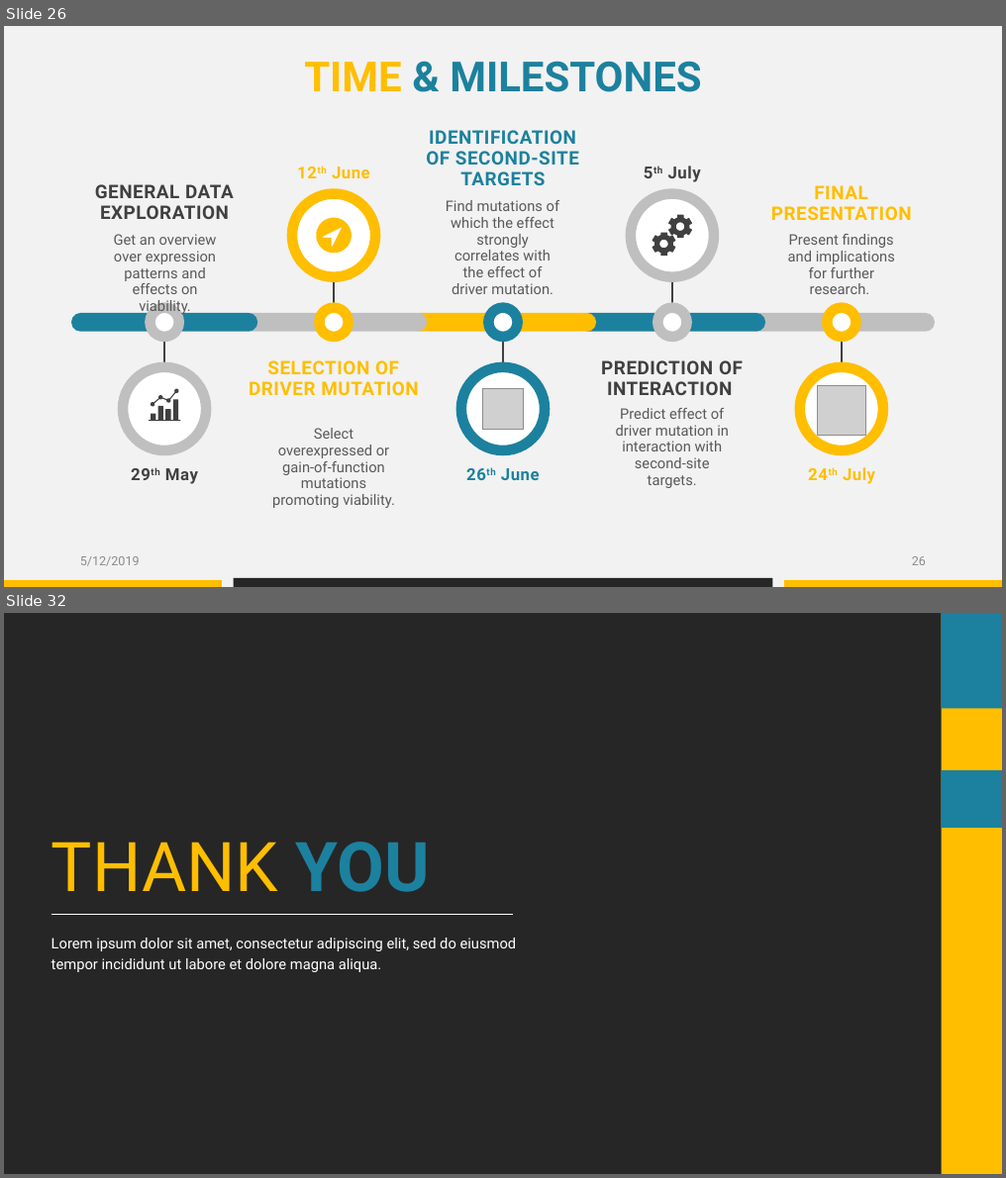
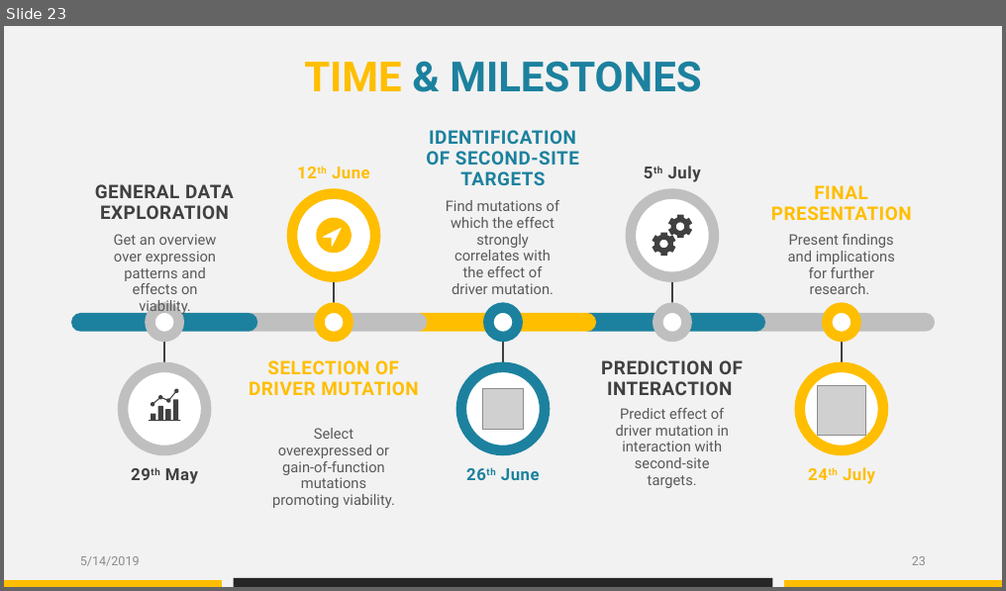
Before and after one commit to datascience-mobi/group-04-project-1-4, a slide deck: Project proposal_presentation_V1.pptx. Shown one above the other, each under a label of ours: slides 26 and 32 before the commit, slide 23 after it; the slides between them are not shown. The pictures are 1006x1178 and 1006x591 pixels, drawn with LibreOffice and Linux fonts; fonts in the diff are those of the drawing; grey boxes stand for pictures; background and template pictures are left out; a plain dark background stands for a picture behind light text. Boxes give left, top, right and bottom in pixels: in the first picture for what was removed or moved away, otherwise in the second. Text is boxed around its words. In the diff, an @@ line names an element or a change of style, - is before the commit and + after.

Commit message:
Found a typo in my slides

```diff
--- a/Project proposal_presentation_V1.pptx
+++ b/Project proposal_presentation_V1.pptx
@@ slide 32 removed at (4, 613, 1002, 1174), background picture (left out) @@
@@ rounded rectangle removed at (4, 613, 1002, 1174) @@
@@ rectangle removed at (942, 613, 1002, 1174) @@
@@ rectangle removed at (942, 613, 1002, 708) @@
@@ rounded rectangle removed at (4, 708, 1002, 1078) @@
@@ rectangle removed at (942, 770, 1002, 828) @@
@@ text removed at (52, 842, 430, 892) @@
-THANK YOU
@@ text removed at (52, 938, 517, 972) @@
-Lorem ipsum dolor sit amet, consectetur adipiscing elit, sed do eiusmod tempor incididunt ut labore et dolore magna aliqua.
@@ line removed from (52, 914) to (512, 914) @@
@@ what was slide 26 is now slide 23 @@
@@ slide 23 changed as well @@
@@ text at (80, 557, 140, 567): text changed @@
-5/12/2019
+5/14/2019
@@ page number at (912, 557, 926, 566): text changed @@
-26
+23
```
Also in this commit, not shown: 17 other slides changed, 3 slides added, 10 other slides removed.
